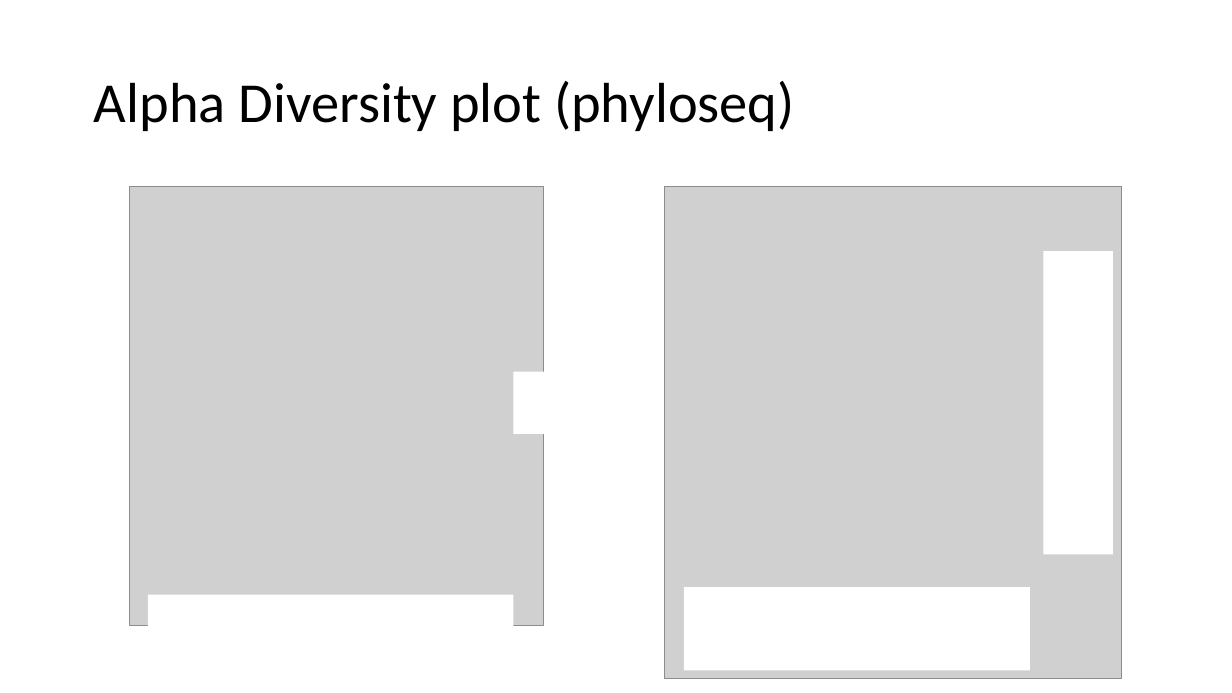
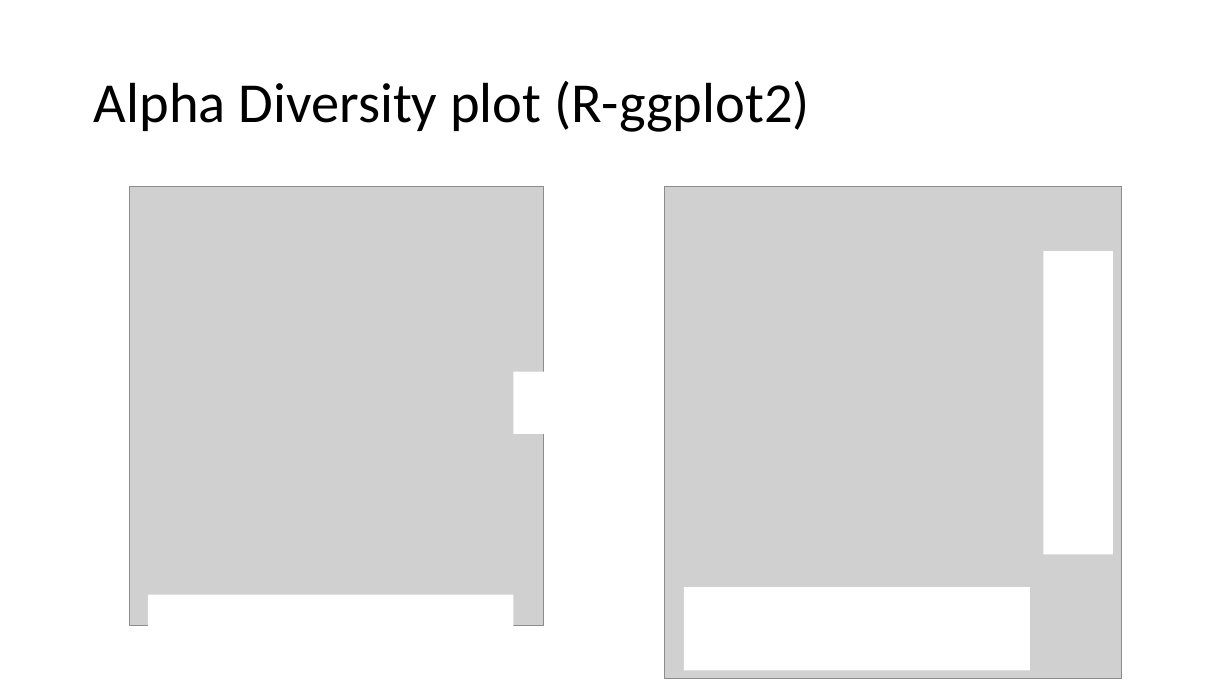
Before and after one commit to EmoryIntegratedComputationalCore/Methods, a slide deck: slide 10 of DataVisualizationMenu.pptx. Drawn at 1232x693 pixels with LibreOffice and Linux fonts; fonts in the diff are those of the drawing; grey boxes stand for pictures. Boxes give left, top, right and bottom in pixels: in the first picture for what was removed or moved away, otherwise in the second. Text is boxed around its words. In the diff, an @@ line names an element or a change of style, - is before the commit and + after.

```diff
--- a/DataVisualizationMenu.pptx
+++ b/DataVisualizationMenu.pptx
@@ title at <box>94,81,810,132</box>: text changed @@
-Alpha Diversity plot (phyloseq)
+Alpha Diversity plot (R-ggplot2)
```
Also in this commit, not shown: 8 other slides changed, 1 slide removed, 1 other file.
